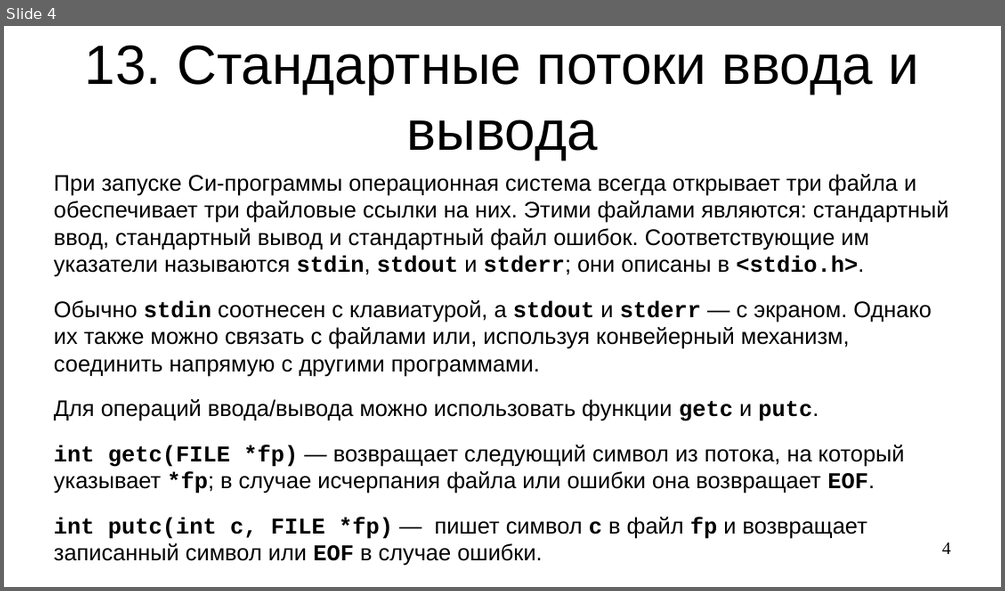
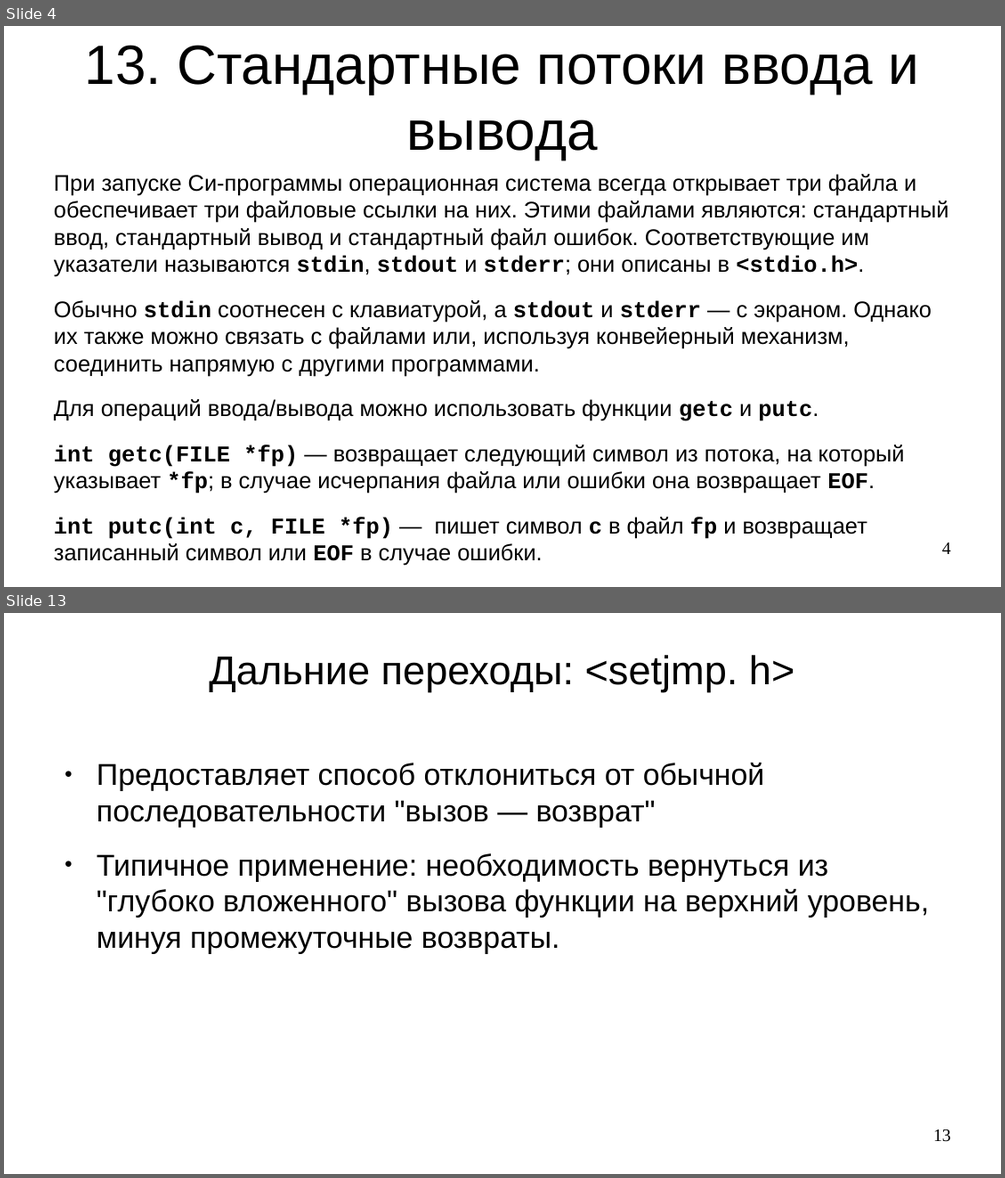
Before and after one commit to steelcraft/stud-lab, a slide deck: Лекции/CBCP01#L8.odp. Shown one above the other, each under a label of ours: slide 4 before the commit, slides 4 and 13 after it; the slides between them are not shown. The pictures are 1005x591 and 1005x1178 pixels, drawn with LibreOffice and Linux fonts; fonts in the diff are those of the drawing. Boxes give left, top, right and bottom in pixels: in the first picture for what was removed or moved away, otherwise in the second. Text is boxed around its words. In the diff, an @@ line names an element or a change of style, - is before the commit and + after.

```diff
--- a/Лекции/CBCP01#L8.odp
+++ b/Лекции/CBCP01#L8.odp
@@ slide 13 added at bbox=[4, 613, 1001, 1174], background #FFFFFF @@
@@ title added at bbox=[209, 655, 794, 692], 32 pt, text #000000 @@
+Дальние переходы: <setjmp. h>
@@ text added at bbox=[97, 763, 929, 954], 24 pt, text #000000 @@
+● Предоставляет способ отклониться от обычной последовательности "вызов — возврат"
+● Типичное применение: необходимость вернуться из "глубоко вложенного" вызова функции на верхний уровень, минуя промежуточные возвраты.
@@ page number added at bbox=[933, 1129, 951, 1142], 14 pt, text #000000 @@
+13
```
Also in this commit, not shown: 1 slide changed, 8 other slides added.
